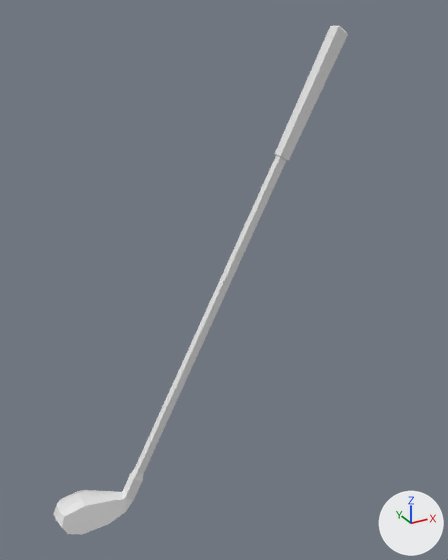
One commit to the Blender file Golfcourse Architect/Assets/Models/Clubs/Hybrid.blend: the scene before it, then after it.
One viewpoint serves both versions: a camera (50 mm lens) standing at (-10.9, -44.5, 44.9) and looking at (14.6, 1.9, 21.7). Every picture has the same lights, and +X, +Y and +Z are marked at lower right.
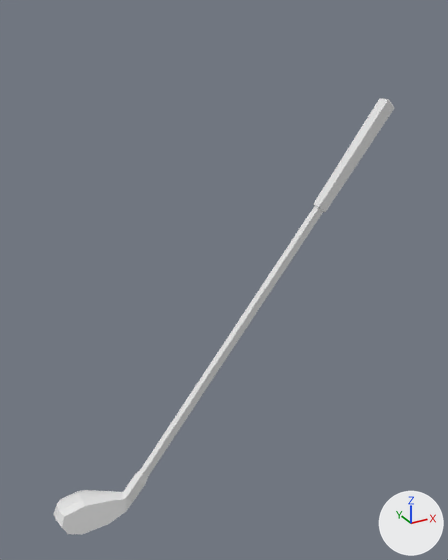
The newer file is also rescaled (x0.0475) as a whole; pictures and numbers use the older file's frame.

Boxes (x1, y1, x2, y2) around the edits, measured in the pictures (448 x 560 px):
'Cube.002', moved, turned
    before: (135, 155, 286, 474)
    after: (140, 206, 324, 476)
'Cube.003', moved, turned
    before: (275, 25, 348, 161)
    after: (314, 98, 394, 212)

The change in detail:
Object 'Cube.003' (ob_cube_003) moves from (21.7, 0.94, 36.28) to (26.82, 0.94, 30.55).
Object 'Cube.003' (ob_cube_003) turns from (0, 0, 0) to (0, 10, 0) degrees about x, y and z.
Object 'Cube.002' (ob_cube_002) moves from (12.32, 0.94, 18.46) to (15.01, 0.94, 15.77).
Object 'Cube.002' (ob_cube_002) turns from (0, 0, 0) to (0, 11, 0) degrees about x, y and z.
